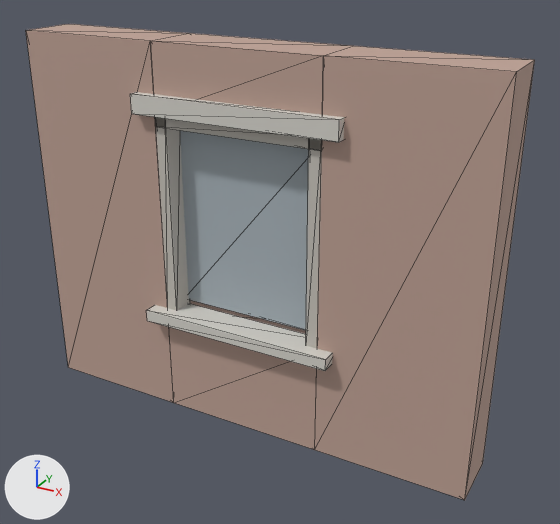
What one commit did to the glTF model public/models/facade/bay_brick_residential.lod2.glb.
The view is the same before and after, from a 50 mm lens placed at (2.73, -4.32, 3.64), pointed at (0.22, 0.24, 1.36). The lights are fixed; the arrows at lower left show +X, +Y and +Z. The first picture is the older version. Mesh edges are drawn as thin lines. Where no turn or scale is listed for an object, it has been applied to the vertices. Vertices at exactly the same position are counted once.

In view in the first picture: 'facade_bay_brick_residential'.
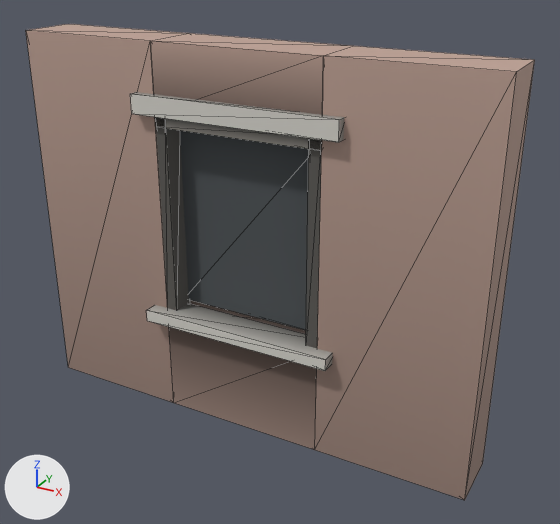
Changed parts and their boxes (x1, y1, x2, y2) in the pictures (560 x 524 px; the box of a moved part takes in the faces that stretch with it):
'facade_bay_brick_residential', recoloured, reshaped (darker)
    both: (26, 24, 535, 500)
part 1 of me_facade_bay_brick_residential, moved or reshaped
    both: (306, 140, 321, 348)

Patch to the scene script:
```diff
--- a/public/models/facade/bay_brick_residential.lod2.glb.py
+++ b/public/models/facade/bay_brick_residential.lod2.glb.py
@@ mat_brick_red @@
 n0 = _N.new('ShaderNodeBsdfPrincipled'); n0.name = 'Principled BSDF'
-n0.inputs[0].default_value = (0.52, 0.36, 0.3, 1.0)  # 'Base Color', beige #bfa295
 n0.inputs[2].default_value = 0.85  # 'Roughness'
 n1 = _N.new('ShaderNodeOutputMaterial'); n1.name = 'Material Output'
+n2 = _N.new('ShaderNodeMix'); n2.name = 'Mix'
+n2.data_type = 'RGBA'
+n2.blend_type = 'MULTIPLY'
+n2.inputs[0].default_value = 1.0  # 'Factor'
+n2.inputs[7].default_value = (0.52, 0.36, 0.3, 1.0)  # 'B', beige #bfa295
+n3 = _N.new('ShaderNodeVertexColor'); n3.name = 'Color Attribute'
 _L.new(n0.outputs[0], n1.inputs[0])  # 'BSDF' to 'Surface'
+_L.new(n2.outputs[2], n0.inputs[0])  # 'Result' to 'Base Color'
+_L.new(n3.outputs[0], n2.inputs[6])  # 'Color' to 'A'
@@ mat_glass_shop @@
 n0 = _N.new('ShaderNodeBsdfPrincipled'); n0.name = 'Principled BSDF'
-n0.inputs[0].default_value = (0.4, 0.46, 0.5, 1.0)  # 'Base Color', grey #aab5bc
 n0.inputs[2].default_value = 0.85  # 'Roughness'
 n1 = _N.new('ShaderNodeOutputMaterial'); n1.name = 'Material Output'
+n2 = _N.new('ShaderNodeMix'); n2.name = 'Mix'
+n2.data_type = 'RGBA'
+n2.blend_type = 'MULTIPLY'
+n2.inputs[0].default_value = 1.0  # 'Factor'
+n2.inputs[7].default_value = (0.4, 0.46, 0.5, 1.0)  # 'B', grey #aab5bc
+n3 = _N.new('ShaderNodeVertexColor'); n3.name = 'Color Attribute'
 _L.new(n0.outputs[0], n1.inputs[0])  # 'BSDF' to 'Surface'
+_L.new(n2.outputs[2], n0.inputs[0])  # 'Result' to 'Base Color'
+_L.new(n3.outputs[0], n2.inputs[6])  # 'Color' to 'A'
@@ mat_timber_painted @@
 n0 = _N.new('ShaderNodeBsdfPrincipled'); n0.name = 'Principled BSDF'
-n0.inputs[0].default_value = (0.58, 0.55, 0.5, 1.0)  # 'Base Color', light grey #c8c4bc
 n0.inputs[2].default_value = 0.85  # 'Roughness'
 n1 = _N.new('ShaderNodeOutputMaterial'); n1.name = 'Material Output'
+n2 = _N.new('ShaderNodeMix'); n2.name = 'Mix'
+n2.data_type = 'RGBA'
+n2.blend_type = 'MULTIPLY'
+n2.inputs[0].default_value = 1.0  # 'Factor'
+n2.inputs[7].default_value = (0.58, 0.55, 0.5, 1.0)  # 'B', light grey #c8c4bc
+n3 = _N.new('ShaderNodeVertexColor'); n3.name = 'Color Attribute'
 _L.new(n0.outputs[0], n1.inputs[0])  # 'BSDF' to 'Surface'
+_L.new(n2.outputs[2], n0.inputs[0])  # 'Result' to 'Base Color'
+_L.new(n3.outputs[0], n2.inputs[6])  # 'Color' to 'A'
@@ mat_stone_dressed @@
 n0 = _N.new('ShaderNodeBsdfPrincipled'); n0.name = 'Principled BSDF'
-n0.inputs[0].default_value = (0.68, 0.66, 0.61, 1.0)  # 'Base Color', light grey #d7d4cd
 n0.inputs[2].default_value = 0.85  # 'Roughness'
 n1 = _N.new('ShaderNodeOutputMaterial'); n1.name = 'Material Output'
+n2 = _N.new('ShaderNodeMix'); n2.name = 'Mix'
+n2.data_type = 'RGBA'
+n2.blend_type = 'MULTIPLY'
+n2.inputs[0].default_value = 1.0  # 'Factor'
+n2.inputs[7].default_value = (0.68, 0.66, 0.61, 1.0)  # 'B', light grey #d7d4cd
+n3 = _N.new('ShaderNodeVertexColor'); n3.name = 'Color Attribute'
 _L.new(n0.outputs[0], n1.inputs[0])  # 'BSDF' to 'Surface'
+_L.new(n2.outputs[2], n0.inputs[0])  # 'Result' to 'Base Color'
+_L.new(n3.outputs[0], n2.inputs[6])  # 'Color' to 'A'
@@ me_facade_bay_brick_residential @@
 me_facade_bay_brick_residential.from_pydata(...)  # 64 vertices, 120 faces; spans x -1.8..1.8, y -0.28..0.28, z -1.45..1.45
-me_facade_bay_brick_residential.vertices[38].co = (0.65, 0.01, 0.95)
-me_facade_bay_brick_residential.vertices[39].co = (0.56, -0.17, -0.6)
-me_facade_bay_brick_residential.vertices[40].co = (0.56, -0.17, 0.95)
-me_facade_bay_brick_residential.vertices[41].co = (0.65, 0.01, -0.6)
-me_facade_bay_brick_residential.vertices[42].co = (0.56, 0.01, -0.6)
-me_facade_bay_brick_residential.vertices[43].co = (0.56, 0.01, 0.95)
+# me_facade_bay_brick_residential part 1
+me_facade_bay_brick_residential.vertices[38].co = (0.56, -0.17, -0.6)
+me_facade_bay_brick_residential.vertices[39].co = (0.56, -0.17, 0.95)
+me_facade_bay_brick_residential.vertices[40].co = (0.65, 0.01, -0.6)
+me_facade_bay_brick_residential.vertices[41].co = (0.56, 0.01, -0.6)
+me_facade_bay_brick_residential.vertices[42].co = (0.56, 0.01, 0.95)
+me_facade_bay_brick_residential.vertices[43].co = (0.65, 0.01, 0.95)
 me_facade_bay_brick_residential.materials.append(mat_brick_red)
```
